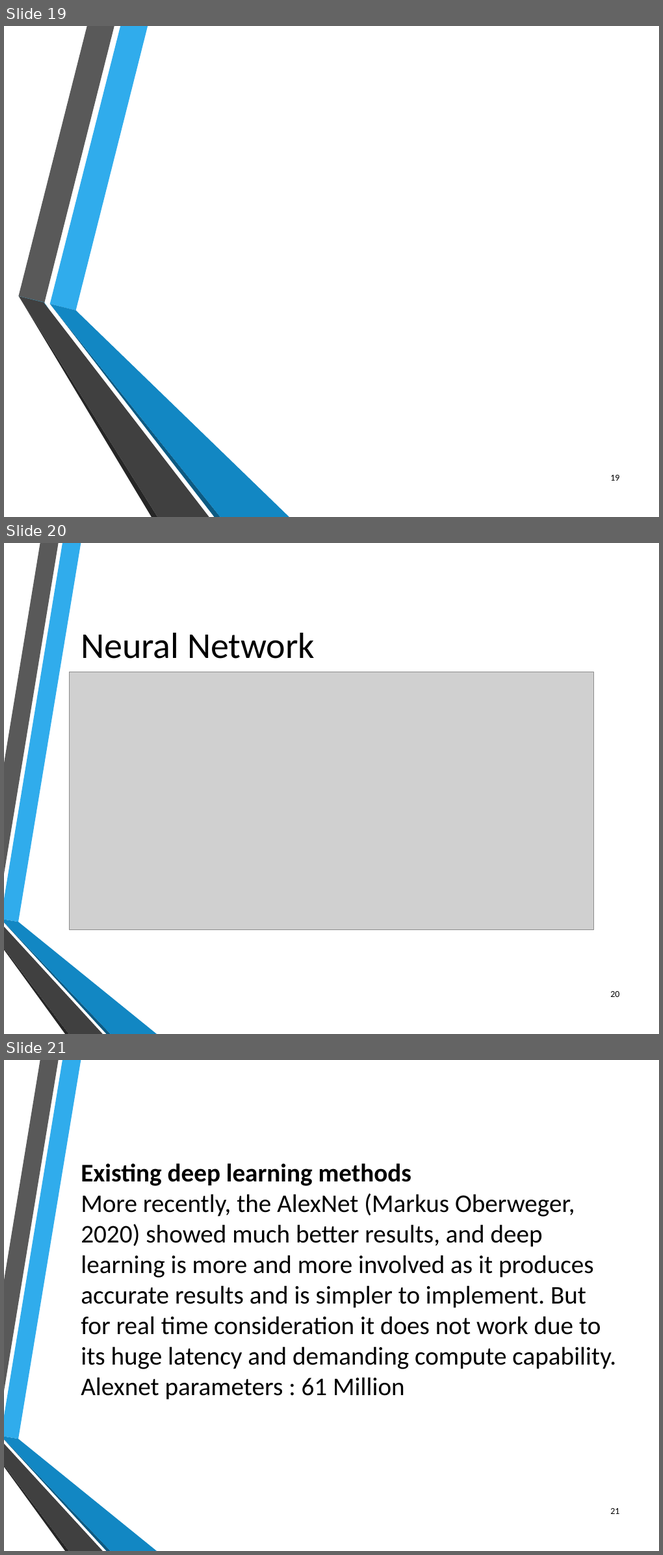
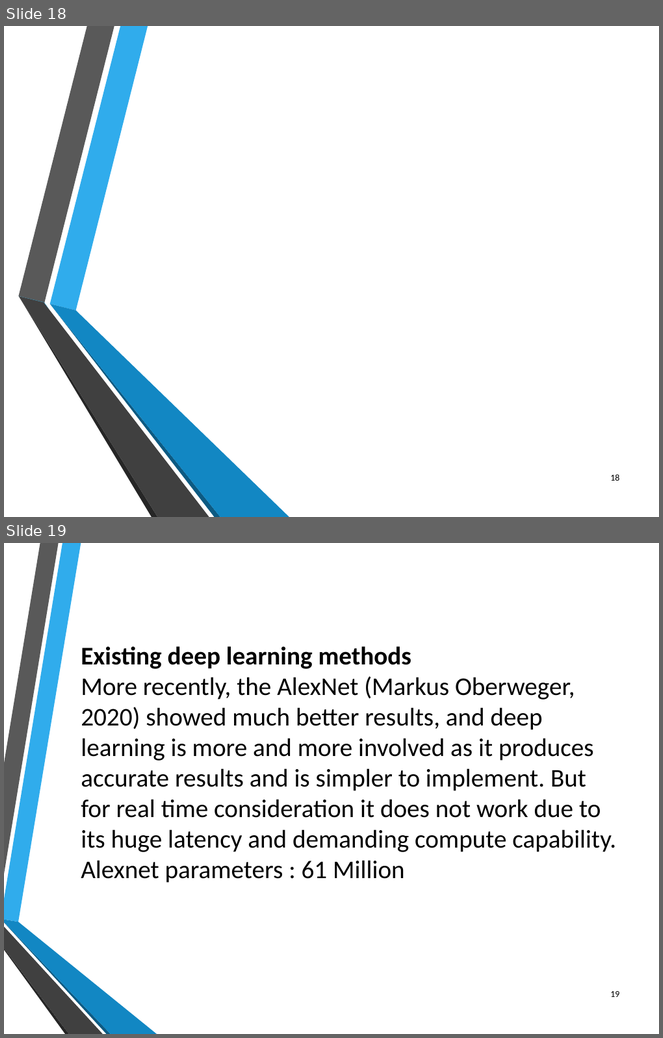
Before and after one commit to mustafaausama/hand-pose-prediction, a slide deck: THESIS_SLIDES/Modified_nofil.pptx. Shown one above the other, each under a label of ours: slides 19, 20 and 21 before the commit, slides 18 and 19 after it. The pictures are 663x1555 and 663x1038 pixels, drawn with LibreOffice and Linux fonts; fonts in the diff are those of the drawing; grey boxes stand for pictures; background and template pictures are left out. Boxes give left, top, right and bottom in pixels: in the first picture for what was removed or moved away, otherwise in the second. Text is boxed around its words. In the diff, an @@ line names an element or a change of style, - is before the commit and + after.

```diff
--- a/THESIS_SLIDES/Modified_nofil.pptx
+++ b/THESIS_SLIDES/Modified_nofil.pptx
@@ slide 20 removed at (x1=4, y1=543, x2=659, y2=1034), background picture (left out); not listed: 6 template elements that a slide beside it also shows @@
@@ title removed at (x1=81, y1=633, x2=315, y2=659) @@
-Neural Network
@@ picture removed at (x1=70, y1=672, x2=594, y2=930) @@
@@ page number removed at (x1=610, y1=991, x2=620, y2=997) @@
-20
@@ what was slide 19 is now slide 18 @@
@@ page number at (x1=610, y1=474, x2=620, y2=481): text changed @@
-19
+18
@@ what was slide 21 is now slide 19 @@
@@ page number at (x1=610, y1=991, x2=620, y2=997): text changed @@
-21
+19
```
Also in this commit, not shown: 1 slide changed, 1 other slide removed.
